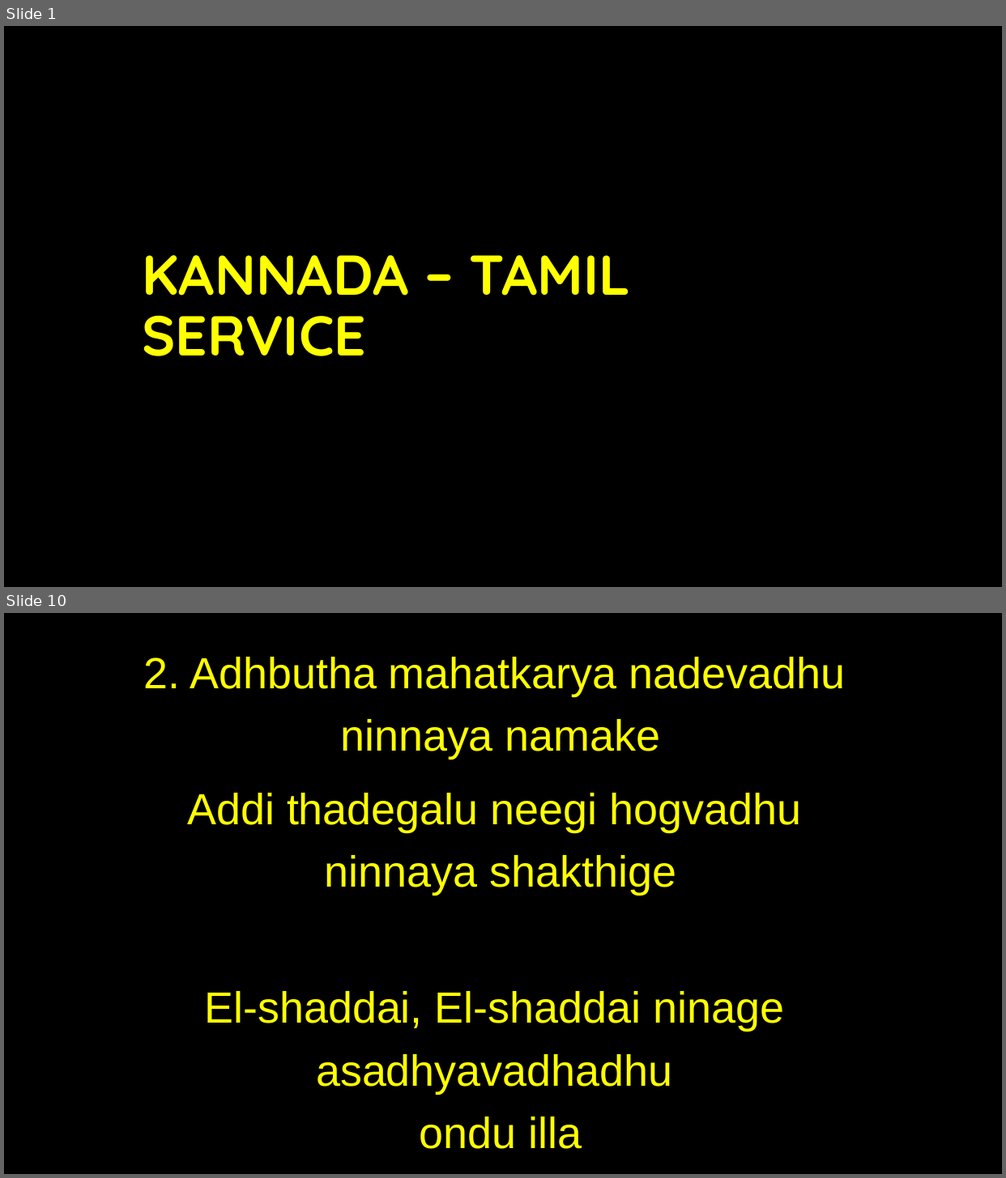
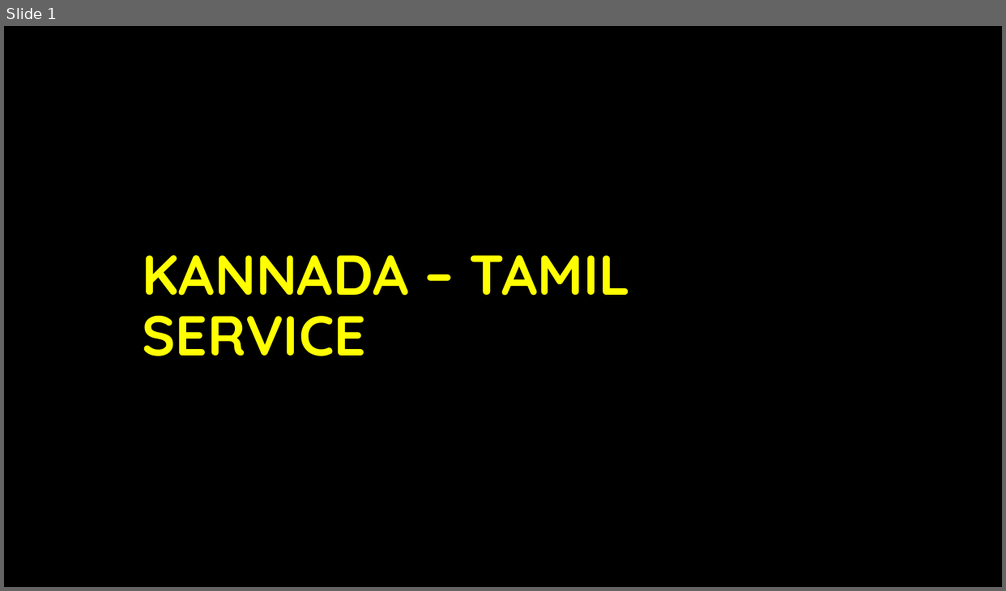
Before and after one commit to bkumarn002/ELBTL-SONGS, a slide deck: KANNADA/27TH_JULY/27th July Worship PPT.pptx. Shown one above the other, each under a label of ours: slides 1 and 10 before the commit, slide 1 after it; the slides between them are not shown. The pictures are 1006x1178 and 1006x591 pixels, drawn with LibreOffice and Linux fonts; fonts in the diff are those of the drawing; background and template pictures are left out. Boxes give left, top, right and bottom in pixels: in the first picture for what was removed or moved away, otherwise in the second. Text is boxed around its words. In the diff, an @@ line names an element or a change of style, - is before the commit and + after.

```diff
--- a/KANNADA/27TH_JULY/27th July Worship PPT.pptx
+++ b/KANNADA/27TH_JULY/27th July Worship PPT.pptx
@@ slide 10 removed at <box>4,613,1002,1174</box>, background #000000 @@
@@ text removed at <box>143,657,845,1149</box> @@
-2. Adhbutha mahatkarya nadevadhu
-ninnaya namake
-Addi thadegalu neegi hogvadhu
-ninnaya shakthige
-El-shaddai, El-shaddai ninage
-asadhyavadhadhu
-ondu illa
```
Also in this commit, not shown: 5 slides changed, 55 other slides removed.
